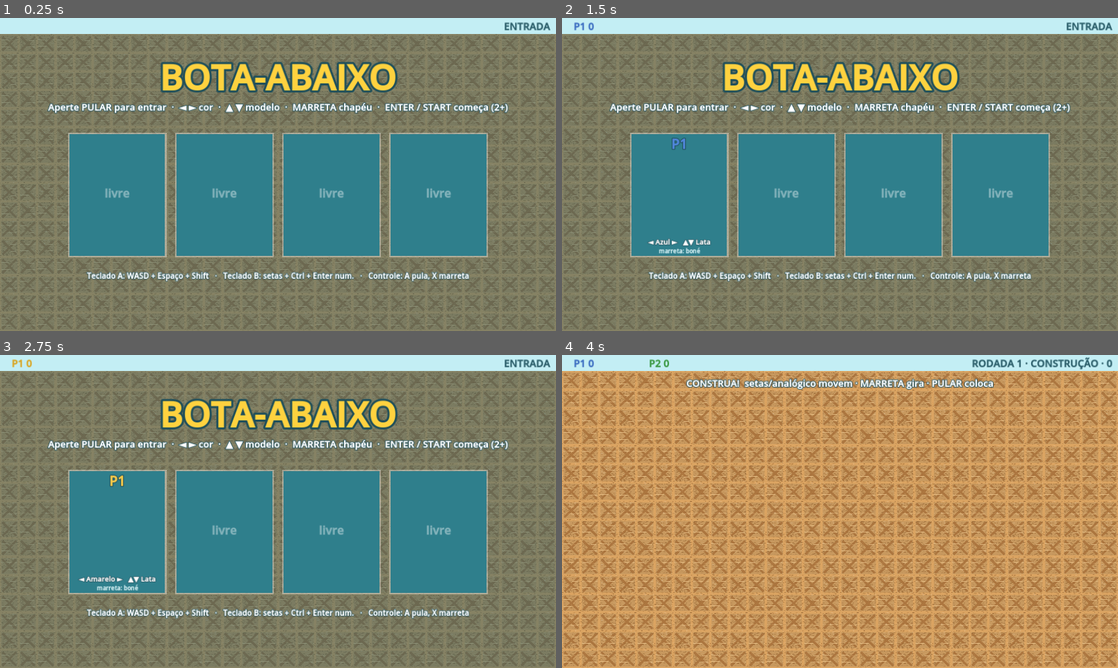
Above: before the commit, frames 1-4 (two rows, left to right).
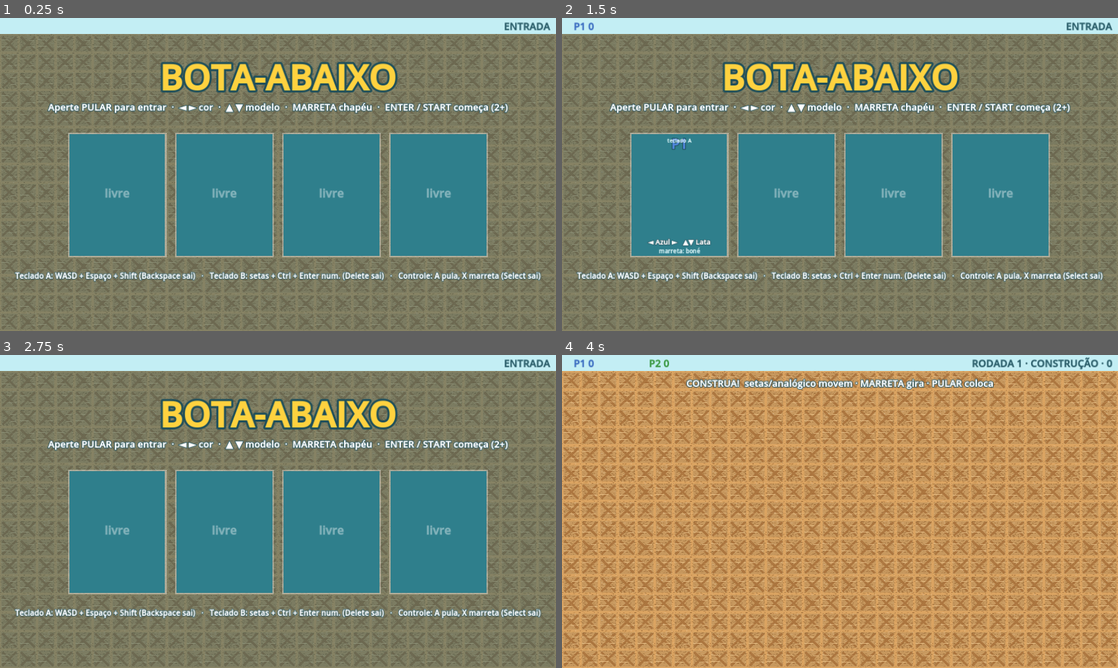
Above: after the commit, the same moments.

Repository: joao992001/bota-abaixo-teste-2
Game: Godot game, scene res://main.tscn
Two runs of this game, one before a commit and one after it. Both use one fixed random seed, a clock stepped at 60 frames per second and the inputs below.
Inputs (mouse positions are in pixels of both pictures, inside the frame that each line leads up to):
- Up to frame 1 (0.25 s): no input
- Up to frame 2 (1.5 s): tap Enter at 0.5 s; move the mouse to (962, 158) at 0.52 s; hold D from 0.53 s (still down); tap Shift at 0.6 s; click (962, 158) at 0.67 s; tap Space at 0.77, 1.07, 1.25 s; tap F at 0.8, 1.35 s; move the mouse to (728, 190) at 1.27 s
- Up to frame 3 (2.75 s): tap Space at 1.52, 1.82 s; tap Enter at 1.55, 2, 2.1 s; move the mouse to (333, 442) at 2.02 s; release D at 2.03 s; hold A from 2.03 s (still down); tap Backspace at 2.3 s
- Up to frame 4 (4 s): tap Space at 2.75, 3.02, 3.32, 3.77 s; move the mouse to (812, 574) at 2.77 s; release A at 2.78 s; hold D from 2.78 s (still down); tap Backspace at 2.85 s; click (812, 574) at 2.92 s; tap Ctrl at 3.05, 3.6 s; tap Enter at 3.5 s; move the mouse to (1006, 558) at 3.52 s; tap L at 3.8 s

The runs differ from the first frame. In frame 1, 1.7% of the frame differs, in the area x 2-98%, y 80-85%; in frame 2, 1.7%; in frame 3, 2.1%, in the area x 2-98%, y 1-85%; in frame 4, nothing differs.
Error in both runs: Trying to assign value of type 'Nil' to a variable of type 'Dictionary'. (res://autoload/data.gd:24)

Commit message:
Corrige controle duplicado no Windows (chapéu dos dois / marreta sozinha), botão de sair, rótulo do dispositivo, avisos do log
Co-Authored-By: Claude Opus 5.5 <noreply@anthropic.com>
Claude-Session: https://claude.ai/code/session_018QUPBRYpVzUA4ooVrpYmDH

Diff:
--- a/game/autoload/player_input.gd
+++ b/game/autoload/player_input.gd
@@ -3,23 +3,28 @@
 ## Teclado A: WASD + Espaço (pular) + Shift/F (marreta). Teclado B: setas + Ctrl/L/Num0 (pular) + Enter num./K (marreta).
 ## Controle: analógico/direcional + A (pular) + X/B/RB (marreta) + Start. Enter/Start começa a partida.
 
-const ACTIONS := ["left", "right", "up", "down", "jump", "hammer", "start"]
+const ACTIONS := ["left", "right", "up", "down", "jump", "hammer", "start", "back"]
 const KEYMAP := {
 	"kb_a": {"left": [KEY_A], "right": [KEY_D], "up": [KEY_W], "down": [KEY_S],
-		"jump": [KEY_SPACE], "hammer": [KEY_SHIFT, KEY_F], "start": [KEY_ENTER]},
+		"jump": [KEY_SPACE], "hammer": [KEY_SHIFT, KEY_F], "start": [KEY_ENTER], "back": [KEY_BACKSPACE]},
 	"kb_b": {"left": [KEY_LEFT], "right": [KEY_RIGHT], "up": [KEY_UP], "down": [KEY_DOWN],
-		"jump": [KEY_CTRL, KEY_KP_0, KEY_L], "hammer": [KEY_KP_ENTER, KEY_K], "start": [KEY_ENTER]},
+		"jump": [KEY_CTRL, KEY_KP_0, KEY_L], "hammer": [KEY_KP_ENTER, KEY_K], "start": [KEY_ENTER], "back": [KEY_DELETE]},
 }
 
 var slots: Array = []   # dispositivo de cada jogador (índice = jogador)
 var virtual := {}       # dispositivos simulados (testes): nome -> {ação: bool}
 var _cur := {}
 var _prev := {}
+var jump_frame := {}    # dispositivo -> quadro de física em que PULAR foi apertado
+var aliases := {}       # dispositivo "gêmeo" ignorado -> dispositivo real (mesmo controle visto 2x no Windows)
+const TWIN_FRAMES := 2
 
 func _physics_process(_dt: float) -> void:
 	for dev in all_devices():
 		_prev[dev] = _cur.get(dev, {})
 		_cur[dev] = _read(dev)
+		if dev_pressed(dev, "jump"):
+			jump_frame[dev] = Engine.get_physics_frames()
 
 func all_devices() -> Array:
 	var list: Array = ["kb_a", "kb_b"]
@@ -51,7 +56,30 @@
 		s["hammer"] = Input.is_joy_button_pressed(j, JOY_BUTTON_X) or Input.is_joy_button_pressed(j, JOY_BUTTON_B) \
 			or Input.is_joy_button_pressed(j, JOY_BUTTON_RIGHT_SHOULDER)
 		s["start"] = Input.is_joy_button_pressed(j, JOY_BUTTON_START)
+		s["back"] = Input.is_joy_button_pressed(j, JOY_BUTTON_BACK)
 	return s
+
+func is_keyboard(dev: String) -> bool:
+	return KEYMAP.has(dev)
+
+## Outro controle já em uso que apertou PULAR no mesmo instante (é o mesmo controle físico aparecendo 2x).
+func twin_of(dev: String) -> String:
+	if is_keyboard(dev) or not jump_frame.has(dev):
+		return ""
+	for other in slots:
+		if other != dev and not is_keyboard(other) and jump_frame.has(other):
+			if absi(int(jump_frame[other]) - int(jump_frame[dev])) <= TWIN_FRAMES:
+				return other
+	return ""
+
+func label(dev: String) -> String:
+	match dev:
+		"kb_a": return "teclado A"
+		"kb_b": return "teclado B"
+	if dev.begins_with("joy"):
+		var nm := Input.get_joy_name(int(dev.substr(3)))
+		return "controle %d: %s" % [int(dev.substr(3)) + 1, nm.substr(0, 22)]
+	return dev
 
 func dev_held(dev: String, a: String) -> bool:
 	return _cur.get(dev, {}).get(a, false)
--- a/game/main.gd
+++ b/game/main.gd
@@ -202,10 +202,23 @@
 # ---------------------------------------------------------------- entrada
 func _join_update() -> void:
 	for dev in PlayerInput.all_devices():
-		if dev in PlayerInput.slots:
+		if dev in PlayerInput.slots or not PlayerInput.dev_pressed(dev, "jump"):
 			continue
-		if PlayerInput.dev_pressed(dev, "jump") and players.size() < 4:
+		if PlayerInput.aliases.has(dev):
+			# gêmeo apertou sozinho: era um controle de verdade, libera para entrar no próximo aperto
+			if PlayerInput.twin_of(dev) == "":
+				PlayerInput.aliases.erase(dev)
+			continue
+		var twin := PlayerInput.twin_of(dev)
+		if twin != "":
+			PlayerInput.aliases[dev] = twin
+			continue
+		if players.size() < 4:
 			add_player(dev)
+	for i in range(players.size() - 1, -1, -1):
+		if PlayerInput.pressed(i, "back"):
+			players.remove_at(i)
+			PlayerInput.slots.remove_at(i)
 	for i in players.size():
 		if PlayerInput.pressed(i, "left"):
 			_cycle_color(i, -1)
--- a/game/project.godot
+++ b/game/project.godot
@@ -25,4 +25,3 @@
 renderer/rendering_method="gl_compatibility"
 renderer/rendering_method.mobile="gl_compatibility"
 textures/canvas_textures/default_texture_filter=1
-anti_aliasing/quality/msaa_2d=2
--- a/game/tests/driver.gd
+++ b/game/tests/driver.gd
@@ -112,6 +112,27 @@
 	await tap("v0", "right")
 	check(main.players[0]["color"] == 2, "P1 troca de cor pulando a cor ocupada (azul→rosa)")
 	await tap("v0", "left")
+	print("== Controle duplicado (Windows) e sair")
+	PlayerInput.virtual["padA"] = {}
+	PlayerInput.virtual["padB"] = {}
+	await frames(2)
+	vset("padA", "jump", true)
+	vset("padB", "jump", true)
+	await frames(2)
+	vset("padA", "jump", false)
+	vset("padB", "jump", false)
+	await frames(2)
+	check(main.players.size() == 3, "mesmo controle visto 2x entra como 1 jogador (%d)" % main.players.size())
+	var acc_before: int = main.players[0]["acc"]
+	vset("padA", "hammer", true)
+	vset("padB", "hammer", true)
+	await frames(2)
+	vset("padA", "hammer", false)
+	vset("padB", "hammer", false)
+	await frames(2)
+	check(main.players[2]["acc"] == 1 and main.players[0]["acc"] == acc_before, "trocar chapéu muda só o jogador do controle")
+	await tap("padA", "back")
+	check(main.players.size() == 2, "botão de sair remove o jogador")
 	await tap("v0", "start")
 	check(main.state == S.PICK, "Start com 2 jogadores vai para ESCOLHA")
 
--- a/game/ui/hud.gd
+++ b/game/ui/hud.gd
@@ -22,7 +22,6 @@
 	fv.variation_embolden = 0.7
 	font = fv
 	set_anchors_preset(Control.PRESET_FULL_RECT)
-	size = Vector2(1920, 1080)
 	mouse_filter = Control.MOUSE_FILTER_IGNORE
 
 func text(pos: Vector2, s: String, sz: int, col: Color, align := HORIZONTAL_ALIGNMENT_LEFT, w := -1.0, outline := 0) -> void:
@@ -81,9 +80,10 @@
 			text(r.position + Vector2(0, 52), "P%d" % (i + 1), 46, col, HORIZONTAL_ALIGNMENT_CENTER, r.size.x, 10)
 			text(r.position + Vector2(0, 382), "◄ %s ►   ▲▼ %s" % [Data.COLOR_NAMES[p["color"]], Data.MODEL_NAMES[p["model"]]], 24, Color.WHITE, HORIZONTAL_ALIGNMENT_CENTER, r.size.x, 6)
 			text(r.position + Vector2(0, 412), "marreta: %s" % Data.ACC_NAMES[p["acc"]], 20, Color("#d9f3f6"), HORIZONTAL_ALIGNMENT_CENTER, r.size.x)
+			text(r.position + Vector2(0, 30), PlayerInput.label(p["dev"]), 18, Color("#d9f3f6"), HORIZONTAL_ALIGNMENT_CENTER, r.size.x)
 		else:
 			text(r.position + Vector2(0, 220), "livre", 40, Color(1, 1, 1, 0.4), HORIZONTAL_ALIGNMENT_CENTER, r.size.x)
-	text(Vector2(0, 900), "Teclado A: WASD + Espaço + Shift   ·   Teclado B: setas + Ctrl + Enter num.   ·   Controle: A pula, X marreta", 26, Color.WHITE, HORIZONTAL_ALIGNMENT_CENTER, 1920, 6)
+	text(Vector2(0, 900), "Teclado A: WASD + Espaço + Shift (Backspace sai)   ·   Teclado B: setas + Ctrl + Enter num. (Delete sai)   ·   Controle: A pula, X marreta (Select sai)", 26, Color.WHITE, HORIZONTAL_ALIGNMENT_CENTER, 1920, 6)
 
 func _dev_name(dev: String) -> String:
 	match dev:
Not shown, changed: docs/decisoes.md
